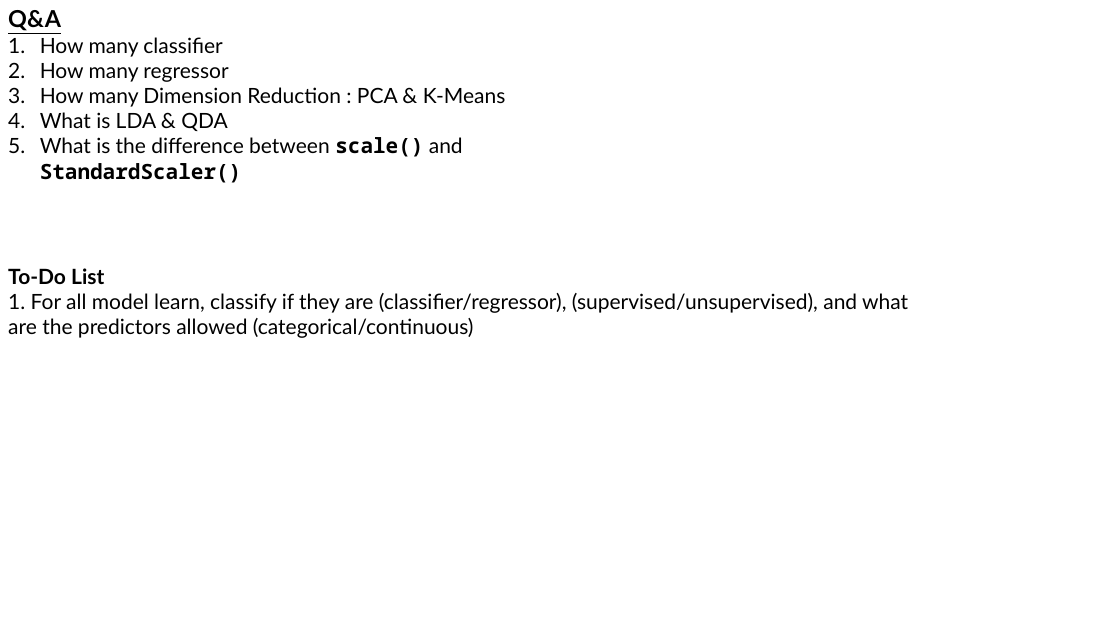
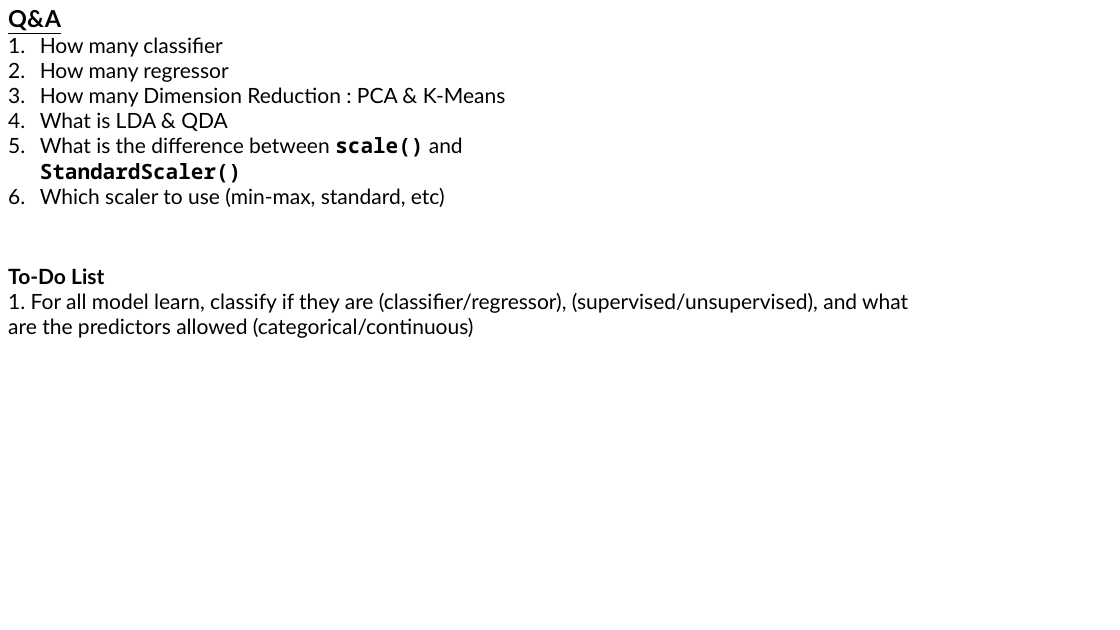
Before and after one commit to Hazim-HF/Machine-Learning, a slide deck: slide 4 of Machine Learning.pptx. Drawn at 1120x630 pixels with LibreOffice and Linux fonts; fonts in the diff are those of the drawing. Boxes give left, top, right and bottom in pixels: in the first picture for what was removed or moved away, otherwise in the second. Text is boxed around its words. In the diff, an @@ line names an element or a change of style, - is before the commit and + after.

```diff
--- a/Machine Learning.pptx
+++ b/Machine Learning.pptx
@@ text at (40, 188, 445, 207): paragraph added @@
+6. Which scaler to use (min-max, standard, etc)
```
Also in this commit, not shown: 4 slides added, 14 other files.
